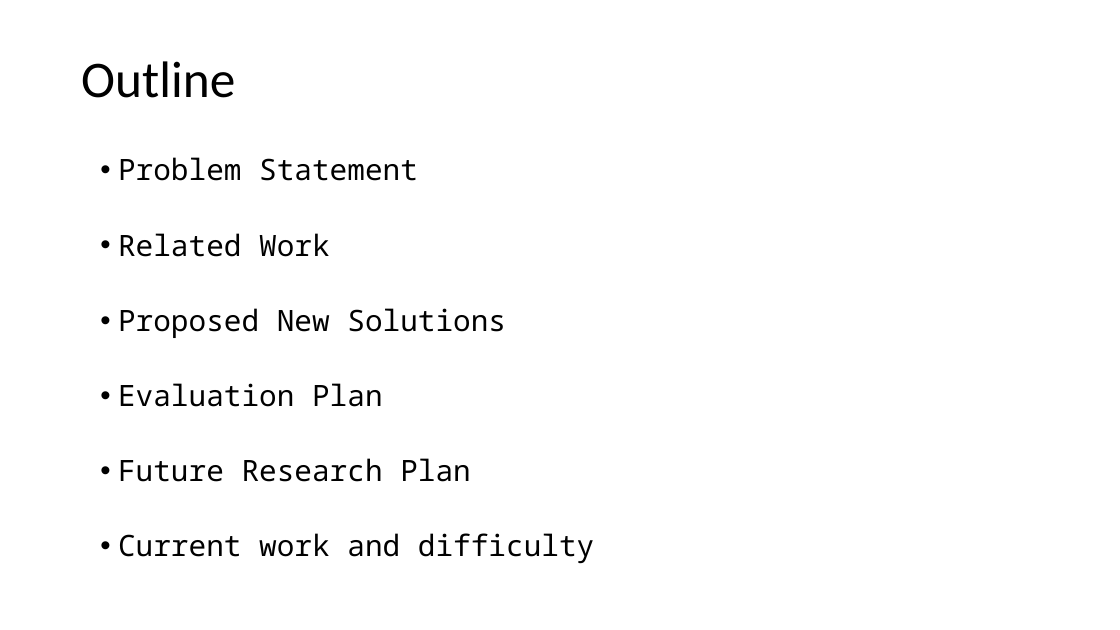
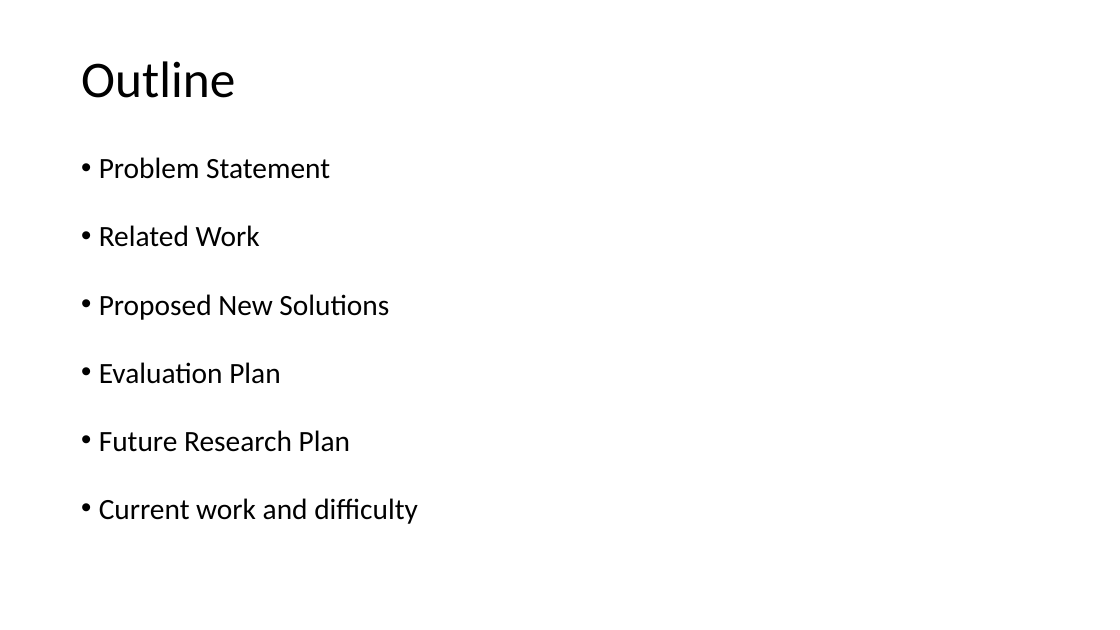
Before and after one commit to LiGaOg/libpmp, a slide deck: slide 2 of proposal.pptx. Drawn at 1120x630 pixels with LibreOffice and Linux fonts; fonts in the diff are those of the drawing. Boxes give left, top, right and bottom in pixels: in the first picture for what was removed or moved away, otherwise in the second. Text is boxed around its words. In the diff, an @@ line names an element or a change of style, - is before the commit and + after.

Commit message:
Fix slide's font

```diff
--- a/proposal.pptx
+++ b/proposal.pptx
@@ text "Problem Statement" moved from (x1=118, y1=157, x2=594, y2=564) to (x1=99, y1=157, x2=418, y2=524) @@
@@ text "Problem Statement" at (x1=99, y1=157, x2=418, y2=524): font Noto Sans Mono to Calibri; line spacing 0.9 to 0.8 @@
```
Also in this commit, not shown: 20 other slides changed, 1 slide added.
